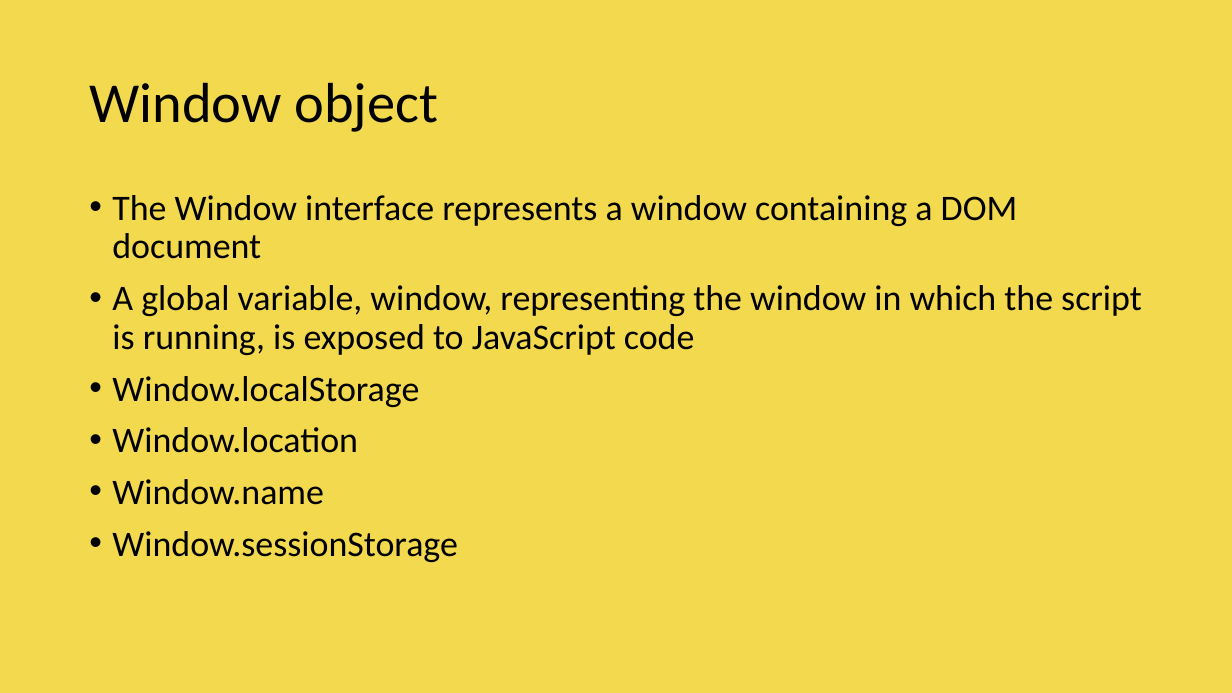
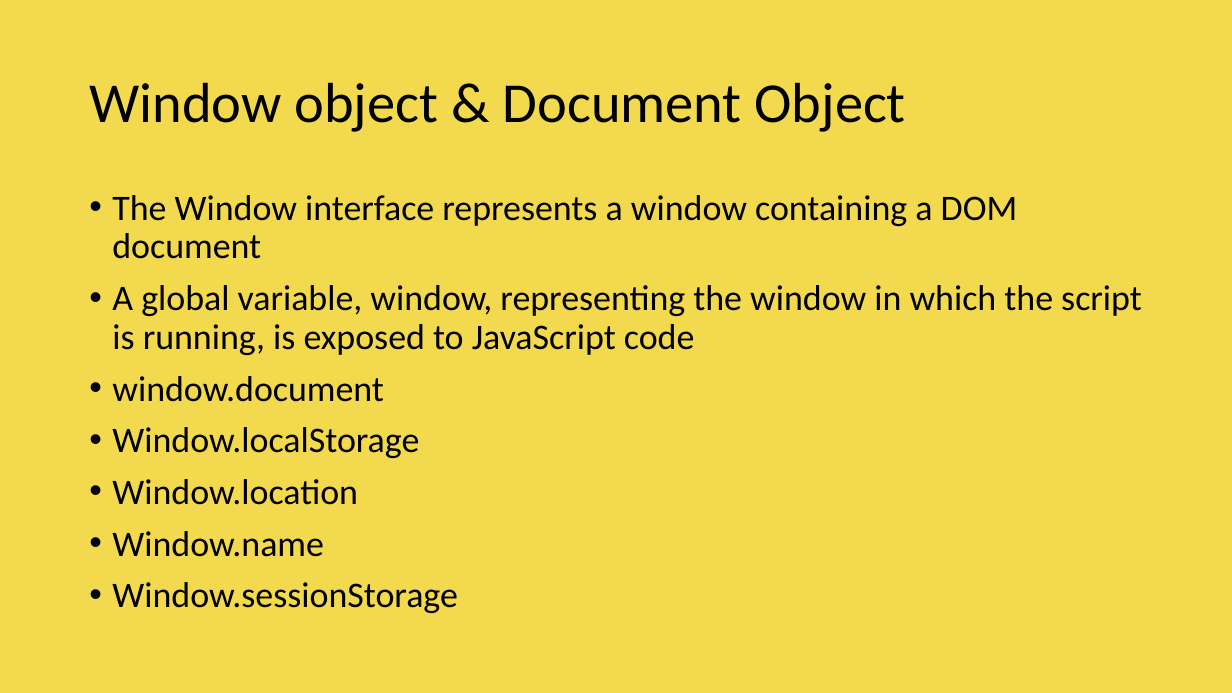
Before and after one commit to vishwanantha/javascript-101, a slide deck: slide 8 of ppt/001 - DataTypes.pptx. Drawn at 1232x693 pixels with LibreOffice and Linux fonts; fonts in the diff are those of the drawing; background and template pictures are left out. Boxes give left, top, right and bottom in pixels: in the first picture for what was removed or moved away, otherwise in the second. Text is boxed around its words. In the diff, an @@ line names an element or a change of style, - is before the commit and + after.

```diff
--- a/ppt/001 - DataTypes.pptx
+++ b/ppt/001 - DataTypes.pptx
@@ title at <box>89,82,906,132</box>: text changed @@
-Window object
+Window object & Document Object
@@ text at <box>112,376,384,402</box>: paragraph added @@
+• window.document
```
Also in this commit, not shown: 3 other slides changed, 5 slides added.
